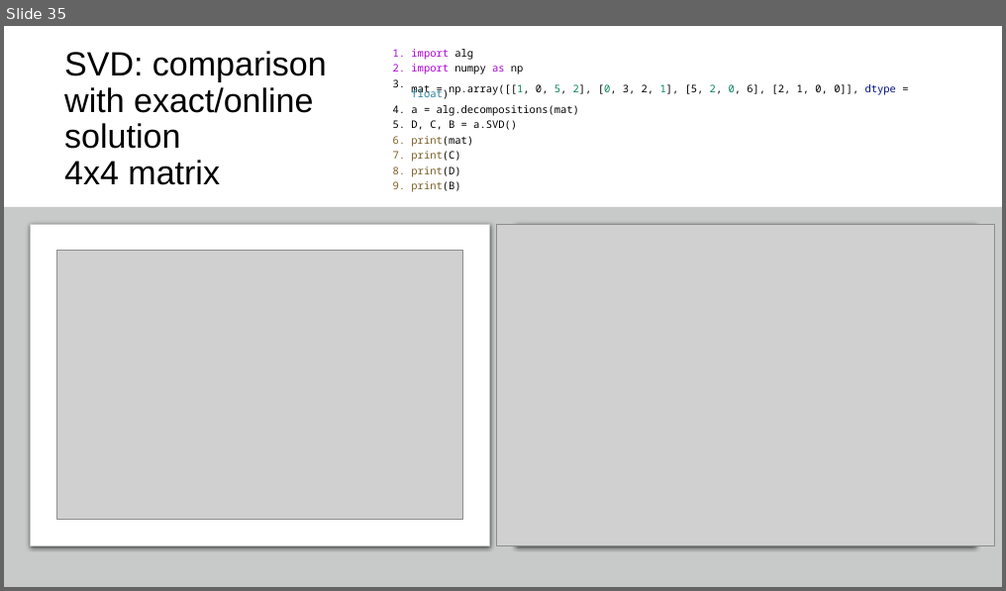
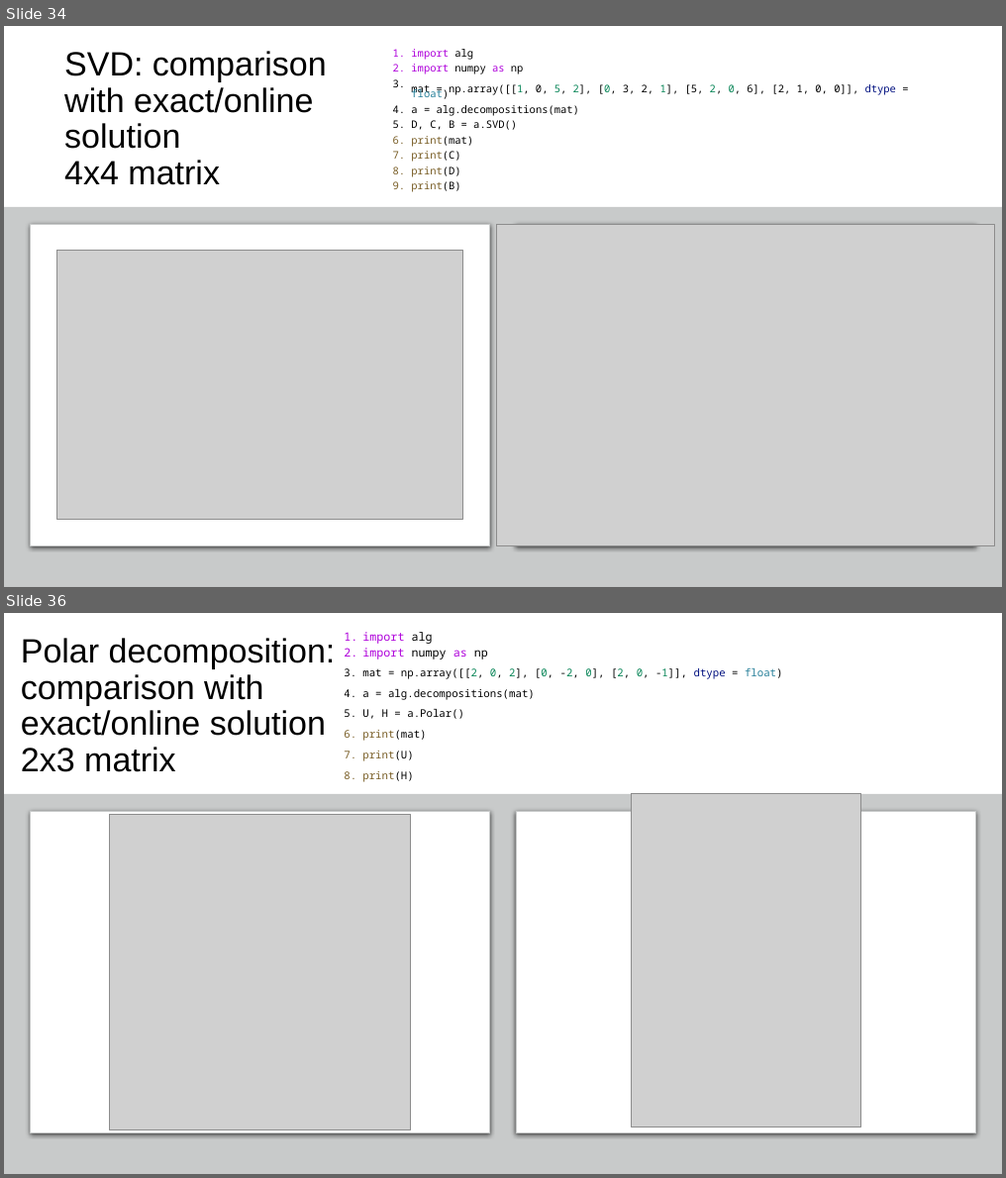
Before and after one commit to netalydana28/Python2, a slide deck: project3/algebra.pptx. Shown one above the other, each under a label of ours: slide 35 before the commit, slides 34 and 36 after it; the slides between them are not shown. The pictures are 1006x591 and 1006x1178 pixels, drawn with LibreOffice and Linux fonts; fonts in the diff are those of the drawing; grey boxes stand for pictures. Boxes give left, top, right and bottom in pixels: in the first picture for what was removed or moved away, otherwise in the second. Text is boxed around its words. In the diff, an @@ line names an element or a change of style, - is before the commit and + after.

```diff
--- a/project3/algebra.pptx
+++ b/project3/algebra.pptx
@@ slide 36 added at <box>4,613,1002,1174</box>, background #FFFFFF @@
@@ title added at <box>21,638,336,772</box>, 32.4 pt, text #000000 @@
+Polar decomposition: comparison with exact/online solution
+2x3 matrix
@@ text added at <box>362,632,783,782</box>, 10.2 pt, text #000000 @@
+1. import alg
+2. import numpy as np
+3. mat = np.array([[2, 0, 2], [0, -2, 0], [2, 0, -1]], dtype = float)
+4. a = alg.decompositions(mat)
+5. U, H = a.Polar()
+6. print(mat)
+7. print(U)
+8. print(H)
@@ rectangle added at <box>4,794,1002,1174</box>, fill #C8CACA @@
@@ rounded rectangle added at <box>30,811,490,1134</box>, fill #FFFFFF, outline #C8CACA 0.75 pt @@
@@ picture added at <box>110,814,411,1131</box> @@
@@ rounded rectangle added at <box>516,811,976,1134</box>, fill #FFFFFF, outline #C8CACA 0.75 pt @@
@@ picture added at <box>631,794,860,1128</box> @@
@@ what was slide 35 is now slide 34 @@
```
Also in this commit, not shown: 4 slides changed, 1 other slide added, 1 slide removed, 2 other files.
